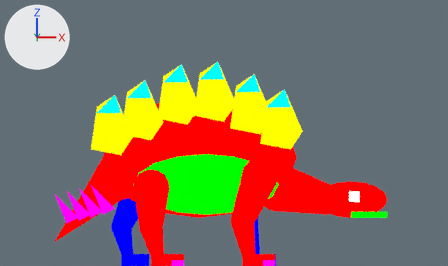
One commit to the Blender file assets-source/blender/motion/stegosaurus-eat.blend: the scene before it, then after it.
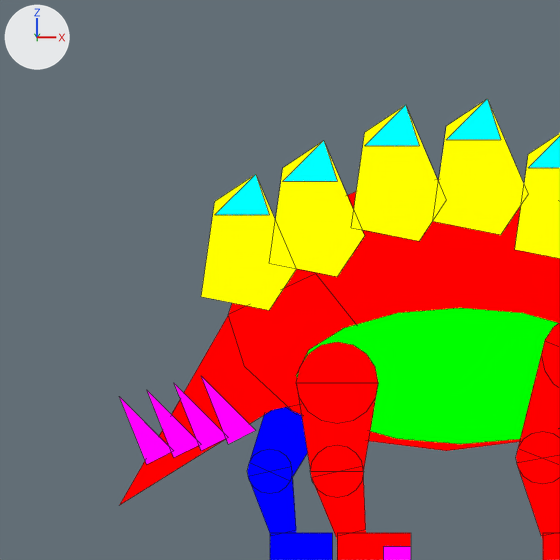
There are two pictures of each version: one from the file's camera 'DinoTycoon_Motion_stegosaurus_eat_sample_Camera', one close up on the part from 0% to 56% of the width and 7% to 100% of the height. The lights are fixed; the arrows at upper left show +X, +Y and +Z. The last two pictures show the newer version. The close-ups show mesh edges as thin lines.

In view in the first close-up: 'DinoTycoon_Motion_stegosaurus_eat_belly', 'DinoTycoon_Motion_stegosaurus_eat_far_back_0', 'DinoTycoon_Motion_stegosaurus_eat_near_back_0', 'DinoTycoon_Motion_stegosaurus_eat_near_back_joint_0', 'DinoTycoon_Motion_stegosaurus_eat_near_back_joint_1', 'DinoTycoon_Motion_stegosaurus_eat_plate0', 'DinoTycoon_Motion_stegosaurus_eat_plate1', 'DinoTycoon_Motion_stegosaurus_eat_plate2', 'DinoTycoon_Motion_stegosaurus_eat_plate3', 'DinoTycoon_Motion_stegosaurus_eat_plate4', 'DinoTycoon_Motion_stegosaurus_eat_tail', 'DinoTycoon_Motion_stegosaurus_eat_tail_spike0', 'DinoTycoon_Motion_stegosaurus_eat_tail_spike1', 'DinoTycoon_Motion_stegosaurus_eat_tail_spike2', 'DinoTycoon_Motion_stegosaurus_eat_tail_spike3', 'DinoTycoon_Motion_stegosaurus_eat_trunk' and 19 more.
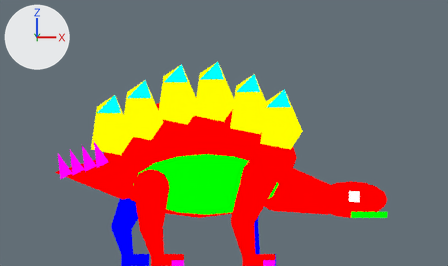
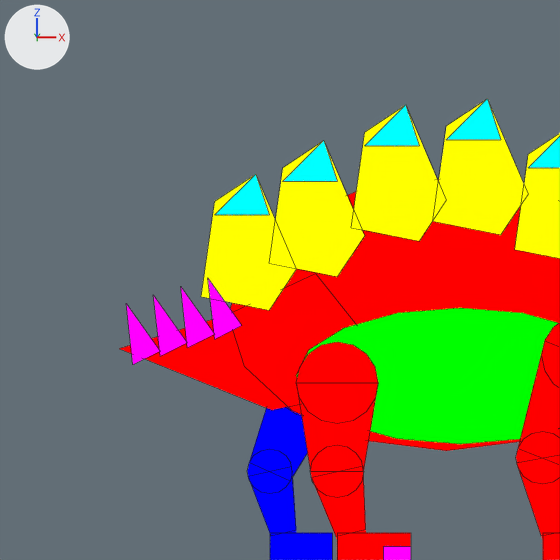
Pixel boxes (x1, y1, x2, y2) of what changed, in the close-ups (560 x 560 px):
'DinoTycoon_Motion_stegosaurus_eat_tail', reshaped: before (120, 315, 303, 505); after (120, 274, 315, 410)
'DinoTycoon_Motion_stegosaurus_eat_tail_spike3', reshaped (38% narrower, 12% shorter): before (201, 376, 256, 444); after (208, 279, 242, 339)
'DinoTycoon_Motion_stegosaurus_eat_tail_spike2', reshaped (36% narrower, 12% shorter): before (174, 383, 226, 451); after (181, 288, 214, 348)
'DinoTycoon_Motion_stegosaurus_eat_tail_spike0', reshaped (33% narrower, 10% shorter): before (120, 398, 171, 465); after (126, 304, 160, 364)
'DinoTycoon_Motion_stegosaurus_eat_tail_spike1', reshaped (35% narrower, 7% shorter): before (147, 391, 200, 457); after (153, 295, 187, 356)

Patch to the scene script:
```diff
--- a/assets-source/blender/motion/stegosaurus-eat.blend.py
+++ b/assets-source/blender/motion/stegosaurus-eat.blend.py
@@ me_dinotycoon_motion_stegosaurus_eat_sample_tail @@
-me_dinotycoon_motion_stegosaurus_eat_sample_tail.from_pydata(...)  # 10 vertices, 7 faces; spans x 9.0..29.8, y -1.0..1.0, z 4.0..21.0
-me_dinotycoon_motion_stegosaurus_eat_sample_tail.vertices[2].co = (9.0, -1.0, 4.0)  # pixel (119, 505)
-me_dinotycoon_motion_stegosaurus_eat_sample_tail.vertices[7].co = (9.0, 1.0, 4.0)  # pixel (119, 505)
+me_dinotycoon_motion_stegosaurus_eat_sample_tail.from_pydata(...)  # 10 vertices, 7 faces; spans x 9.0..29.8, y -1.0..1.0, z 11.0..21.0
+# me_dinotycoon_motion_stegosaurus_eat_sample_tail part 1
+me_dinotycoon_motion_stegosaurus_eat_sample_tail.vertices[2].co = (9.0, -1.0, 15.5)  # pixel (119, 348)
+me_dinotycoon_motion_stegosaurus_eat_sample_tail.vertices[7].co = (9.0, 1.0, 15.5)  # pixel (119, 348)
 me_dinotycoon_motion_stegosaurus_eat_sample_tail.materials.append(mat_dinotycoon_role_b)
@@ me_dinotycoon_motion_stegosaurus_eat_sample_tail_spike0 @@
-me_dinotycoon_motion_stegosaurus_eat_sample_tail_spike0.from_pydata(...)  # 6 vertices, 5 faces; spans x 9.0..13.0, y -4.0..-2.0, z 7.0..12.0
-me_dinotycoon_motion_stegosaurus_eat_sample_tail_spike0.vertices[1].co = (9.0, -4.0, 12.0)  # pixel (119, 396)
-me_dinotycoon_motion_stegosaurus_eat_sample_tail_spike0.vertices[4].co = (9.0, -2.0, 12.0)  # pixel (119, 396)
+me_dinotycoon_motion_stegosaurus_eat_sample_tail_spike0.from_pydata(...)  # 6 vertices, 5 faces; spans x 9.5..12.0, y -4.0..-2.0, z 14.32..18.83
+# me_dinotycoon_motion_stegosaurus_eat_sample_tail_spike0 part 2
+for i in [0, 2, 3, 5]: me_dinotycoon_motion_stegosaurus_eat_sample_tail_spike0.vertices[i].co += Vector((-1.0, 0.0, 7.32))
+me_dinotycoon_motion_stegosaurus_eat_sample_tail_spike0.vertices[1].co = (9.5, -4.0, 18.83)  # pixel (126, 303)
+me_dinotycoon_motion_stegosaurus_eat_sample_tail_spike0.vertices[4].co = (9.5, -2.0, 18.83)  # pixel (126, 303)
 me_dinotycoon_motion_stegosaurus_eat_sample_tail_spike0.materials.append(mat_dinotycoon_role_w)
@@ me_dinotycoon_motion_stegosaurus_eat_sample_tail_spike1 @@
-me_dinotycoon_motion_stegosaurus_eat_sample_tail_spike1.from_pydata(...)  # 6 vertices, 5 faces; spans x 11.0..15.0, y -4.0..-2.0, z 7.5..12.5
-me_dinotycoon_motion_stegosaurus_eat_sample_tail_spike1.vertices[1].co = (11.0, -4.0, 12.5)  # pixel (146, 389)
-me_dinotycoon_motion_stegosaurus_eat_sample_tail_spike1.vertices[4].co = (11.0, -2.0, 12.5)  # pixel (146, 389)
+me_dinotycoon_motion_stegosaurus_eat_sample_tail_spike1.from_pydata(...)  # 6 vertices, 5 faces; spans x 11.5..14.0, y -4.0..-2.0, z 14.95..19.45
+# me_dinotycoon_motion_stegosaurus_eat_sample_tail_spike1 part 3
+for i in [0, 2, 3, 5]: me_dinotycoon_motion_stegosaurus_eat_sample_tail_spike1.vertices[i].co += Vector((-1.0, 0.0, 7.45))
+me_dinotycoon_motion_stegosaurus_eat_sample_tail_spike1.vertices[1].co = (11.5, -4.0, 19.45)  # pixel (153, 294)
+me_dinotycoon_motion_stegosaurus_eat_sample_tail_spike1.vertices[4].co = (11.5, -2.0, 19.45)  # pixel (153, 294)
 me_dinotycoon_motion_stegosaurus_eat_sample_tail_spike1.materials.append(mat_dinotycoon_role_w)
@@ me_dinotycoon_motion_stegosaurus_eat_sample_tail_spike2 @@
-me_dinotycoon_motion_stegosaurus_eat_sample_tail_spike2.from_pydata(...)  # 6 vertices, 5 faces; spans x 13.0..17.0, y -4.0..-2.0, z 8.0..13.0
-me_dinotycoon_motion_stegosaurus_eat_sample_tail_spike2.vertices[0].co = (15.0, -4.0, 8.0)  # pixel (201, 450)
-me_dinotycoon_motion_stegosaurus_eat_sample_tail_spike2.vertices[1].co = (13.0, -4.0, 13.0)  # pixel (173, 382)
-me_dinotycoon_motion_stegosaurus_eat_sample_tail_spike2.vertices[2].co = (17.0, -4.0, 9.0)  # pixel (228, 437)
-me_dinotycoon_motion_stegosaurus_eat_sample_tail_spike2.vertices[3].co = (15.0, -2.0, 8.0)  # pixel (201, 450)
-me_dinotycoon_motion_stegosaurus_eat_sample_tail_spike2.vertices[4].co = (13.0, -2.0, 13.0)  # pixel (173, 382)
-me_dinotycoon_motion_stegosaurus_eat_sample_tail_spike2.vertices[5].co = (17.0, -2.0, 9.0)
+me_dinotycoon_motion_stegosaurus_eat_sample_tail_spike2.from_pydata(...)  # 6 vertices, 5 faces; spans x 13.5..16.0, y -4.0..-2.0, z 15.57..20.08
+# me_dinotycoon_motion_stegosaurus_eat_sample_tail_spike2 part 4
+me_dinotycoon_motion_stegosaurus_eat_sample_tail_spike2.vertices[0].co = (14.0, -4.0, 15.57)  # pixel (187, 347)
+me_dinotycoon_motion_stegosaurus_eat_sample_tail_spike2.vertices[1].co = (13.5, -4.0, 20.08)  # pixel (180, 286)
+me_dinotycoon_motion_stegosaurus_eat_sample_tail_spike2.vertices[2].co = (16.0, -4.0, 16.58)  # pixel (214, 334)
+me_dinotycoon_motion_stegosaurus_eat_sample_tail_spike2.vertices[3].co = (14.0, -2.0, 15.57)  # pixel (187, 347)
+me_dinotycoon_motion_stegosaurus_eat_sample_tail_spike2.vertices[4].co = (13.5, -2.0, 20.08)  # pixel (180, 286)
+me_dinotycoon_motion_stegosaurus_eat_sample_tail_spike2.vertices[5].co = (16.0, -2.0, 16.58)  # pixel (214, 334)
 me_dinotycoon_motion_stegosaurus_eat_sample_tail_spike2.materials.append(mat_dinotycoon_role_w)
@@ me_dinotycoon_motion_stegosaurus_eat_sample_tail_spike3 @@
-me_dinotycoon_motion_stegosaurus_eat_sample_tail_spike3.from_pydata(...)  # 6 vertices, 5 faces; spans x 15.0..19.0, y -4.0..-2.0, z 8.5..13.5
-me_dinotycoon_motion_stegosaurus_eat_sample_tail_spike3.vertices[1].co = (15.0, -4.0, 13.5)  # pixel (201, 375)
-me_dinotycoon_motion_stegosaurus_eat_sample_tail_spike3.vertices[4].co = (15.0, -2.0, 13.5)  # pixel (201, 375)
+me_dinotycoon_motion_stegosaurus_eat_sample_tail_spike3.from_pydata(...)  # 6 vertices, 5 faces; spans x 15.5..18.0, y -4.0..-2.0, z 16.2..20.7
+# me_dinotycoon_motion_stegosaurus_eat_sample_tail_spike3 part 5
+for i in [0, 2, 3, 5]: me_dinotycoon_motion_stegosaurus_eat_sample_tail_spike3.vertices[i].co += Vector((-1.0, 0.0, 7.7))
+me_dinotycoon_motion_stegosaurus_eat_sample_tail_spike3.vertices[1].co = (15.5, -4.0, 20.7)  # pixel (207, 277)
+me_dinotycoon_motion_stegosaurus_eat_sample_tail_spike3.vertices[4].co = (15.5, -2.0, 20.7)
 me_dinotycoon_motion_stegosaurus_eat_sample_tail_spike3.materials.append(mat_dinotycoon_role_w)
```
